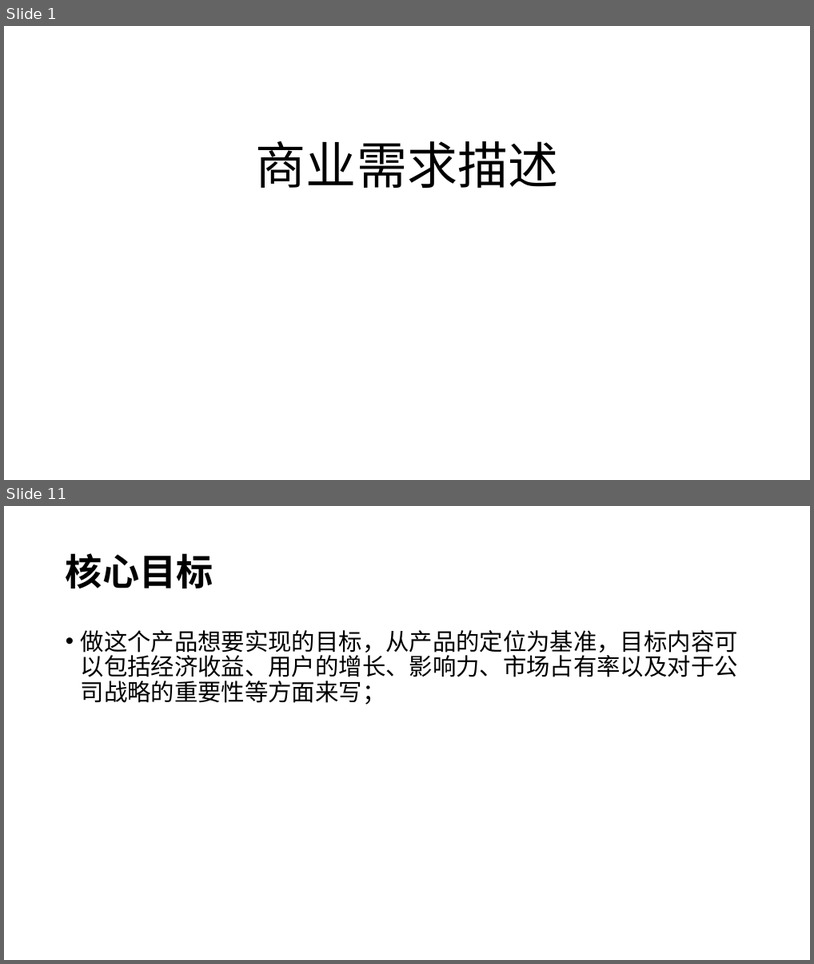
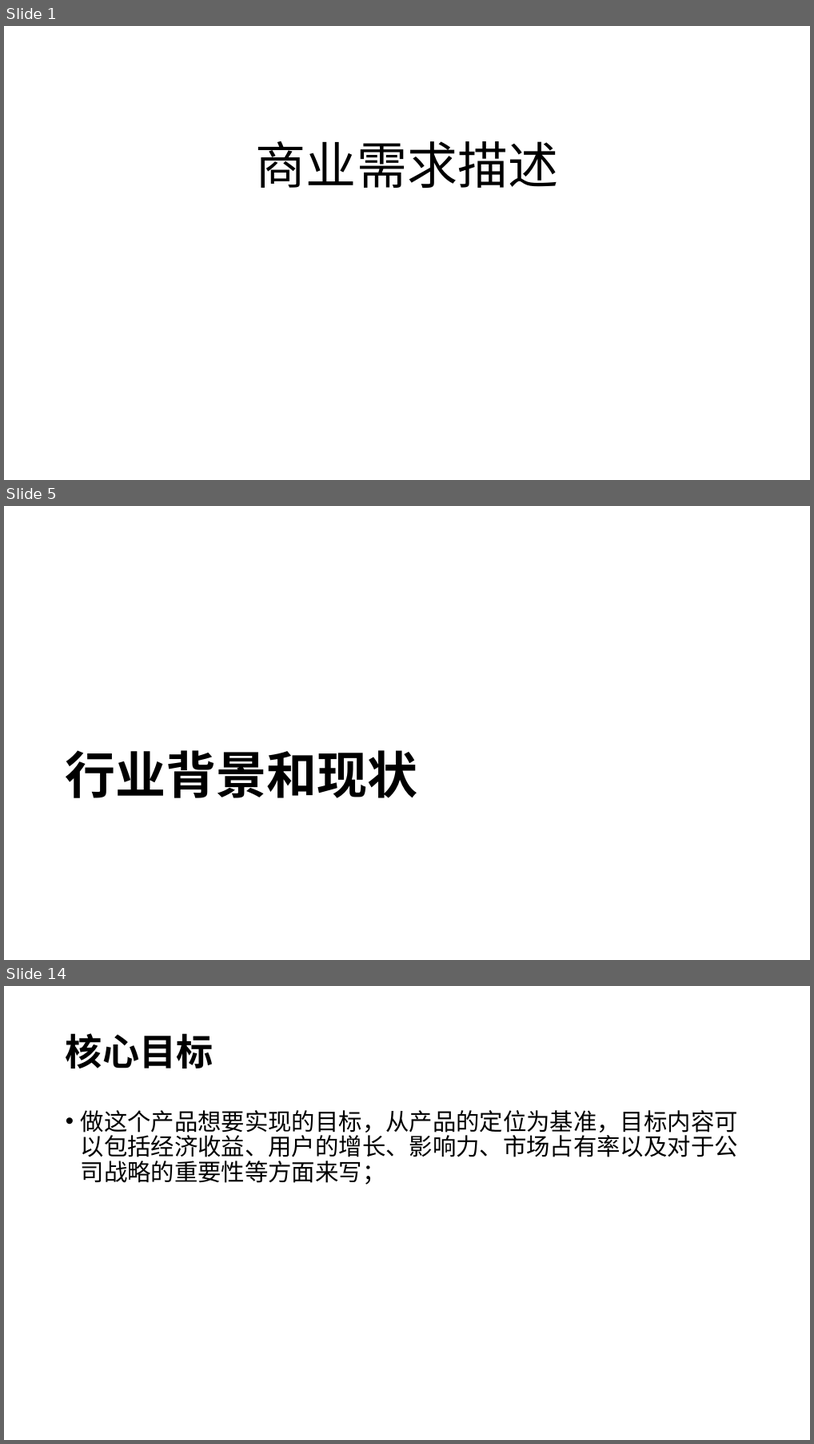
Before and after one commit to awanglilong/awanglilong.github.io, a slide deck: _posts/商业需求.pptx. Shown one above the other, each under a label of ours: slides 1 and 11 before the commit, slides 1, 5 and 14 after it; the slides between them are not shown. The pictures are 814x964 and 814x1444 pixels, drawn with LibreOffice and Linux fonts; fonts in the diff are those of the drawing. Boxes give left, top, right and bottom in pixels: in the first picture for what was removed or moved away, otherwise in the second. Text is boxed around its words. In the diff, an @@ line names an element or a change of style, - is before the commit and + after.

```diff
--- a/_posts/商业需求.pptx
+++ b/_posts/商业需求.pptx
@@ slide 5 added at (4,506,810,960), background #FFFFFF @@
@@ title added at (65,750,418,798), 60 pt, text #000000, bold @@
+行业背景和现状
@@ what was slide 11 is now slide 14 @@
```
Also in this commit, not shown: 13 slides changed, 5 other slides added, 8 slides removed, 1 other file.
